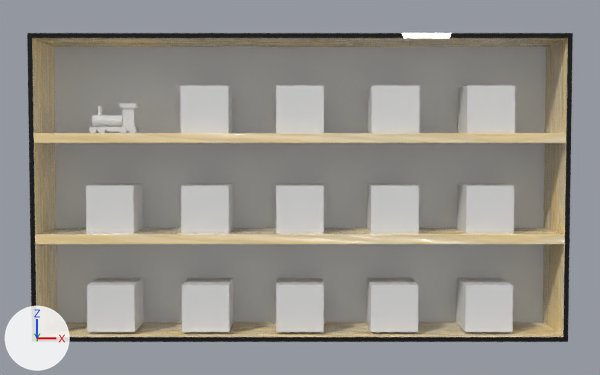
Two versions of the Blender file 斑斓/斑斓工程/3D/木工坊/门店/作品展示/作品展示.blend, one commit apart.
Before and after are seen from a 50 mm camera at (0.0, -1.799, 0.083) aimed at (0.0, 0.0, -0.001). Lighting does not change. The marker at lower left points along +X, +Y and +Z. The older version comes first.

Objects in the first picture: '1.5*10.001', '1.5*10.002', '1.5*10.003', '1.5*10.004', '10*2.5*1.001', '10*2.5*1.002', '10*2.5*1.003', '10*2.5*1.004', '2.5*10.001', 'Cube.003', 'Cube.004', 'Cube.005', 'Cube.009', 'Cube.010', 'Cube.011', 'Cube.012', 'Cube.013', 'Cube.014', '外框', '隔板1', '隔板2' and 6 more.
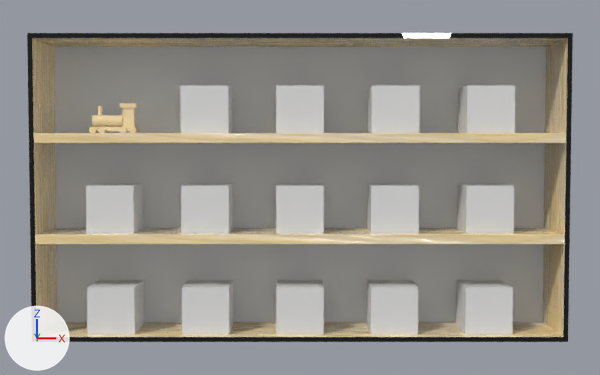
Where the newer file only moved an object's origin or applied its transform, the numbers keep the older frame.

Boxes [x1, y1, x2, y2] around the edits, measured in the pictures (600 x 375 px):
'Cube.010', moved
    before: [87, 278, 144, 332]
    after: [87, 280, 144, 334]
'Cube.014', moved
    before: [456, 278, 513, 332]
    after: [456, 280, 513, 334]
'Cube.011', moved
    before: [182, 278, 233, 332]
    after: [182, 280, 233, 334]
'Cube.013', moved
    before: [367, 278, 418, 332]
    after: [367, 280, 418, 334]
'Cube.012', moved
    before: [276, 278, 324, 332]
    after: [276, 280, 324, 334]
'2.5*10.001', recoloured, surface changed
    both: [92, 115, 123, 127]
'10*2.5*1.003', recoloured, surface changed
    both: [122, 108, 135, 127]
'10*2.5*1.001', recoloured, surface changed
    both: [95, 127, 139, 132]
'10*2.5*1.004', recoloured, surface changed
    both: [120, 103, 138, 108]
'1.5*10.002', recoloured, surface changed
    both: [98, 127, 106, 133]
'1.5*10.001', recoloured, surface changed
    both: [89, 127, 97, 133]
'1.5*10.004', recoloured
    both: [129, 127, 136, 133]
'1.5*10.003', recoloured
    both: [120, 127, 127, 133]
'10*2.5*1.002', recoloured
    both: [135, 108, 136, 127]

The change, as a diff of the scene's bpy script:
```diff
--- a/斑斓/斑斓工程/3D/木工坊/门店/作品展示/作品展示.blend.py
+++ b/斑斓/斑斓工程/3D/木工坊/门店/作品展示/作品展示.blend.py
@@ me_cube_018 @@
 me_cube_018.from_pydata(...)  # 96 vertices, 98 faces; spans x 2.0..4.5, y 1.5..5.5, z 0.0..1.0
 # used by ob_10_2_5_1_003; location = (-0.4, 0.0, 0.115); rotation_euler = (1.571, 0.0, 0.0), in degrees (90, 0, 0); scale = (0.01, 0.01, 0.01)
-me_cube_018.materials.append(mat_material)  # white #e7e7e7
+# me_cube_018 part 1: texture (UV) coordinates of 98 of 98 faces, centred in x 2.0..4.5, y 1.5..5.5, z 0.0..1.0, changed; they spanned u 0.12..0.88, v 0.0..1.0 and now span u 0.09..0.89, v 0.0..0.91
+me_cube_018.materials.append(mat_wood_plank)
@@ me_cube_019 @@
 me_cube_019.from_pydata(...)  # 96 vertices, 98 faces; spans x 1.5..5.0, y 5.5..6.5, z -1.25..1.25
 # used by ob_10_2_5_1_004; location = (-0.4, 0.0, 0.115); rotation_euler = (1.571, 0.0, 0.0), in degrees (90, 0, 0); scale = (0.01, 0.01, 0.01)
-me_cube_019.materials.append(mat_material)  # white #e7e7e7
+# me_cube_019 part 2: texture (UV) coordinates of 98 of 98 faces, centred in x 1.5..5.0, y 5.5..6.5, z -1.25..1.25, changed; they spanned u 0.12..0.88, v 0.0..1.0 and now span u 0.0..0.92, v 0.02..0.8
+me_cube_019.materials.append(mat_wood_plank)
@@ me_cube_016 @@
 me_cube_016.from_pydata(...)  # 96 vertices, 98 faces; spans x -5.0..5.0, y 0.5..1.5, z -1.25..1.25
 # used by ob_10_2_5_1_001; location = (-0.4, 0.0, 0.115); rotation_euler = (1.571, 0.0, 0.0), in degrees (90, 0, 0); scale = (0.01, 0.01, 0.01)
-me_cube_016.materials.append(mat_material)  # white #e7e7e7
+# me_cube_016 part 3: texture (UV) coordinates of 98 of 98 faces, centred in x -5.0..5.0, y 0.5..1.5, z -1.25..1.25, changed; they spanned u 0.12..0.88, v 0.0..1.0 and now span u 0.0..0.83, v 0.0..0.92
+me_cube_016.materials.append(mat_wood_plank)
@@ me_cylinder_019 @@
 me_cylinder_019.from_pydata(...)  # 64 vertices, 34 faces; spans x -3.0..-1.5, y 0.0..1.5, z 1.25..1.75
 # used by ob_1_5_10_002; location = (-0.4, 0.0, 0.115); rotation_euler = (1.571, 0.0, 0.0), in degrees (90, 0, 0); scale = (0.01, 0.01, 0.01)
-me_cylinder_019.materials.append(mat_material)  # white #e7e7e7
+# me_cylinder_019 part 4: texture (UV) coordinates of 34 of 34 faces, centred in x -2.99..-1.51, y 0.01..1.49, z 1.25..1.75, changed; they spanned u 0.0..1.0, v 0.01..1.0 and now span u 0.0..1.0, v 0.51..1.0
+me_cylinder_019.materials.append(mat_wood_plank)
@@ me_cylinder_008 @@
 me_cylinder_008.from_pydata(...)  # 64 vertices, 34 faces; spans x -5.0..-3.5, y 0.0..1.5, z -1.75..-1.25
-me_cylinder_008.materials.append(mat_material)  # white #e7e7e7
+me_cylinder_008.materials.append(mat_wood_plank)
@@ me_cylinder_009 @@
 me_cylinder_009.from_pydata(...)  # 64 vertices, 34 faces; spans x -3.0..-1.5, y 0.0..1.5, z -1.75..-1.25
-me_cylinder_009.materials.append(mat_material)  # white #e7e7e7
+me_cylinder_009.materials.append(mat_wood_plank)
@@ me_cylinder_011 @@
 me_cylinder_011.from_pydata(...)  # 64 vertices, 34 faces; spans x 3.5..5.0, y 0.0..1.5, z -1.75..-1.25
-me_cylinder_011.materials.append(mat_material)  # white #e7e7e7
+me_cylinder_011.materials.append(mat_wood_plank)
@@ me_cylinder_021 @@
 me_cylinder_021.from_pydata(...)  # 64 vertices, 34 faces; spans x 3.5..5.0, y 0.0..1.5, z 1.25..1.75
-me_cylinder_021.materials.append(mat_material)  # white #e7e7e7
+me_cylinder_021.materials.append(mat_wood_plank)
@@ me_cylinder_010 @@
 me_cylinder_010.from_pydata(...)  # 64 vertices, 34 faces; spans x 1.5..3.0, y 0.0..1.5, z -1.75..-1.25
-me_cylinder_010.materials.append(mat_material)  # white #e7e7e7
+me_cylinder_010.materials.append(mat_wood_plank)
@@ me_cylinder_022 @@
 me_cylinder_022.from_pydata(...)  # 64 vertices, 34 faces; spans x -4.5..2.0, y 1.5..4.0, z -1.25..1.25
 # used by ob_2_5_10_001; location = (-0.4, 0.0, 0.115); rotation_euler = (1.571, 0.0, 0.0), in degrees (90, 0, 0); scale = (0.01, 0.01, 0.01)
-me_cylinder_022.materials.append(mat_material)  # white #e7e7e7
+# me_cylinder_022 part 5: texture (UV) coordinates of 34 of 34 faces, centred in x -4.5..2.0, y 1.51..3.99, z -1.24..1.24, changed; they spanned u 0.0..1.0, v 0.01..1.0 and now span u 0.29..0.71, v 0.0..0.74
+me_cylinder_022.materials.append(mat_wood_plank)
@@ me_cube_017 @@
 me_cube_017.from_pydata(...)  # 96 vertices, 98 faces; spans x 2.0..4.5, y 1.5..5.5, z -1.0..0.0
-me_cube_017.materials.append(mat_material)  # white #e7e7e7
+me_cube_017.materials.append(mat_wood_plank)
@@ me_cylinder_020 @@
 me_cylinder_020.from_pydata(...)  # 64 vertices, 34 faces; spans x 1.5..3.0, y 0.0..1.5, z 1.25..1.75
-me_cylinder_020.materials.append(mat_material)  # white #e7e7e7
+me_cylinder_020.materials.append(mat_wood_plank)
@@ me_cylinder_018 @@
 me_cylinder_018.from_pydata(...)  # 64 vertices, 34 faces; spans x -5.0..-3.5, y 0.0..1.5, z 1.25..1.75
 # used by ob_1_5_10_001; location = (-0.4, 0.0, 0.115); rotation_euler = (1.571, 0.0, 0.0), in degrees (90, 0, 0); scale = (0.01, 0.01, 0.01)
-me_cylinder_018.materials.append(mat_material)  # white #e7e7e7
+# me_cylinder_018 part 6: texture (UV) coordinates of 34 of 34 faces, centred in x -4.99..-3.51, y 0.01..1.49, z 1.25..1.75, changed; they spanned u 0.0..1.0, v 0.01..1.0 and now span u 0.0..1.0, v 0.74..0.98
+me_cylinder_018.materials.append(mat_wood_plank)
@@ ob_cube_010 @@
 ob_cube_010 = bpy.data.objects.new('Cube.010', me_cube_011)
-ob_cube_010.location = (-0.4, 0.0, -0.255)
+ob_cube_010.location = (-0.4, 0.0, -0.26)
@@ ob_cube_011 @@
 ob_cube_011 = bpy.data.objects.new('Cube.011', me_cube_012)
-ob_cube_011.location = (-0.2, 0.0, -0.255)
+ob_cube_011.location = (-0.2, 0.0, -0.26)
@@ ob_cube_012 @@
 ob_cube_012 = bpy.data.objects.new('Cube.012', me_cube_013)
-ob_cube_012.location = (0.0, 0.0, -0.255)
+ob_cube_012.location = (0.0, 0.0, -0.26)
@@ ob_cube_013 @@
 ob_cube_013 = bpy.data.objects.new('Cube.013', me_cube_014)
-ob_cube_013.location = (0.2, 0.0, -0.255)
+ob_cube_013.location = (0.2, 0.0, -0.26)
@@ ob_cube_014 @@
 ob_cube_014 = bpy.data.objects.new('Cube.014', me_cube_015)
-ob_cube_014.location = (0.4, 0.0, -0.255)
+ob_cube_014.location = (0.4, 0.0, -0.26)
```
